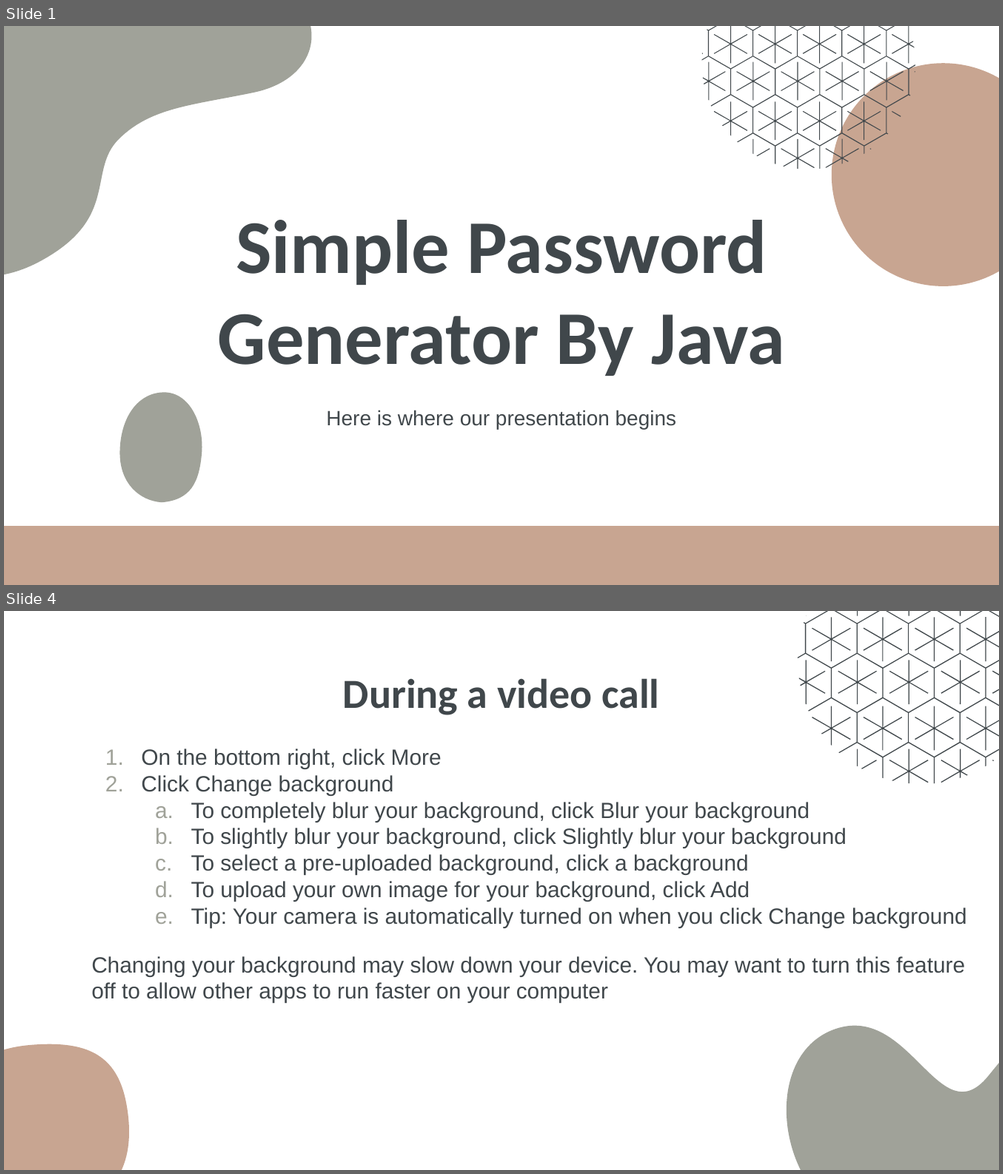
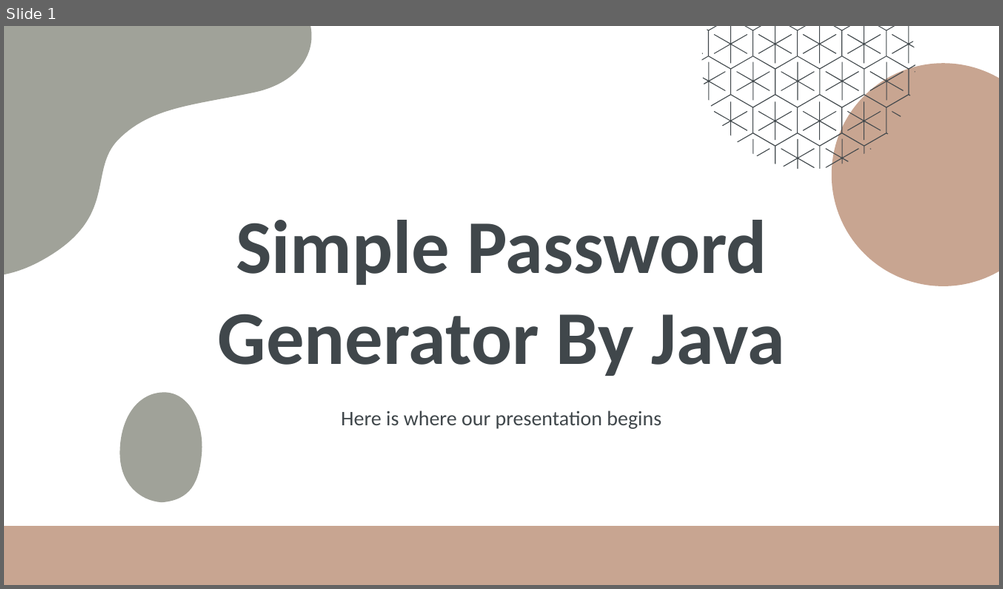
Before and after one commit to Shafat21/DS_Simple_project_with_java, a slide deck: Simple Presentation about this project.pptx. Shown one above the other, each under a label of ours: slides 1 and 4 before the commit, slide 1 after it; the slides between them are not shown. The pictures are 1003x1174 and 1003x589 pixels, drawn with LibreOffice and Linux fonts; fonts in the diff are those of the drawing. Boxes give left, top, right and bottom in pixels: in the first picture for what was removed or moved away, otherwise in the second. Text is boxed around its words. In the diff, an @@ line names an element or a change of style, - is before the commit and + after.

```diff
--- a/Simple Presentation about this project.pptx
+++ b/Simple Presentation about this project.pptx
@@ slide 4 removed at <box>4,611,999,1170</box>, background #FFFFFF @@
@@ title removed at <box>343,678,659,715</box> @@
-During a video call
@@ subtitle removed at <box>91,749,967,1003</box> @@
-1. On the bottom right, click More
-2. Click Change background
-  a. To completely blur your background, click Blur your background
-  b. To slightly blur your background, click Slightly blur your background
-  c. To select a pre-uploaded background, click a background
-  d. To upload your own image for your background, click Add
-  e. Tip: Your camera is automatically turned on when you click Change background
-Changing your background may slow down your device. You may want to turn this feature off to allow other apps to run faster on your computer
@@ group removed at <box>798,611,999,784</box>: 24 freeform shapes @@
@@ freeform shape removed at <box>712,843,999,1170</box> @@
@@ freeform shape removed at <box>4,1045,140,1170</box> @@
@@ slide 1 changed as well @@
@@ subtitle "Here is where our presentation ..." at <box>341,411,661,429</box>: font Arial to Calibri @@
```
Also in this commit, not shown: 1 other slide changed, 2 slides added, 1 other slide removed, 1 other file.
